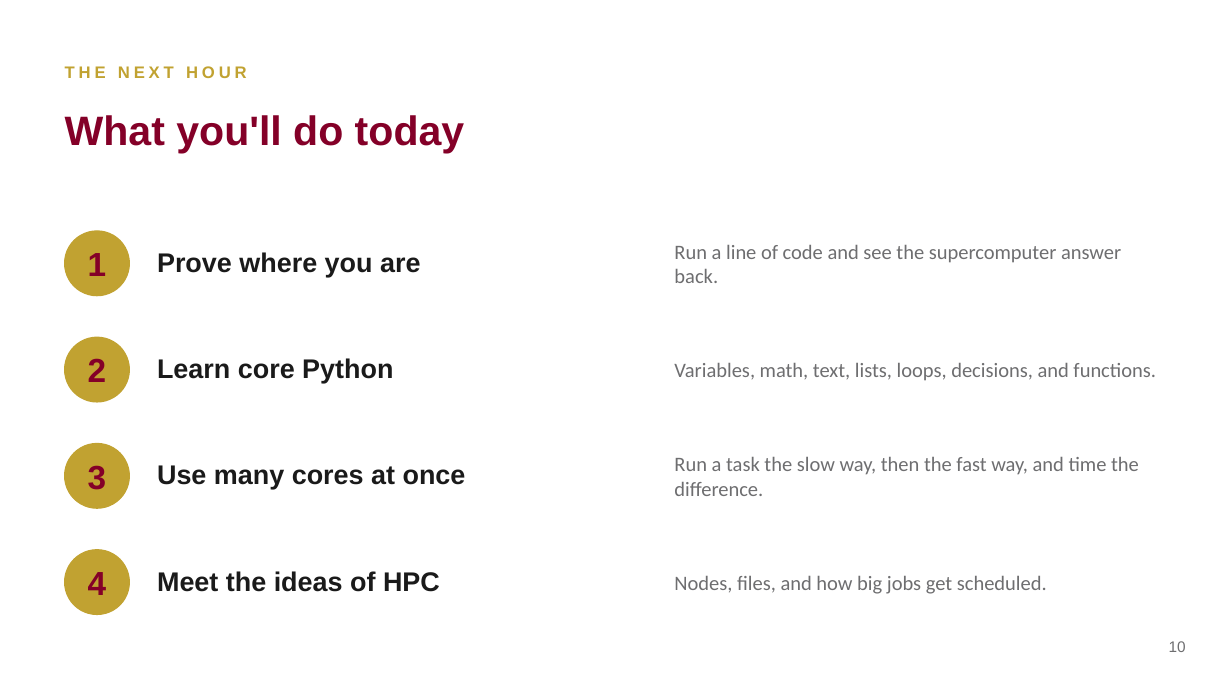
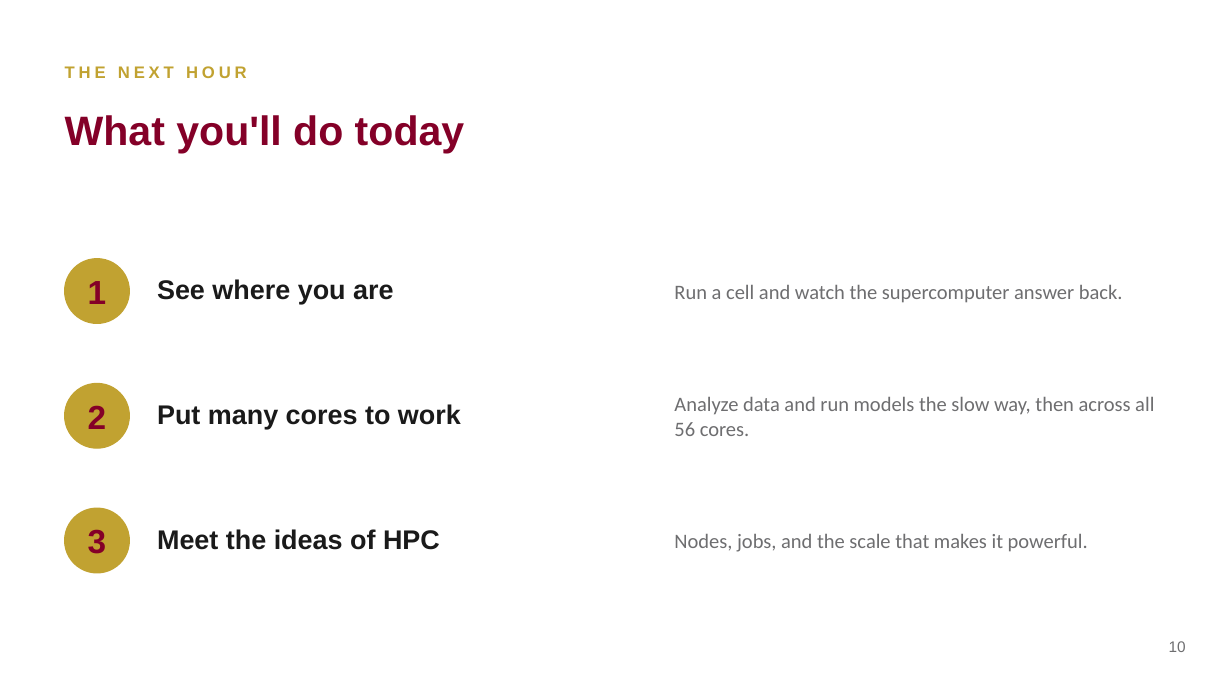
Before and after one commit to ashleyscruse/pfx-hpc, a slide deck: slide 10 of slides/pfx-hpc-slides.pptx. Drawn at 1232x693 pixels with LibreOffice and Linux fonts; fonts in the diff are those of the drawing. Boxes give left, top, right and bottom in pixels: in the first picture for what was removed or moved away, otherwise in the second. Text is boxed around its words. In the diff, an @@ line names an element or a change of style, - is before the commit and + after.

```diff
--- a/slides/pfx-hpc-slides.pptx
+++ b/slides/pfx-hpc-slides.pptx
@@ text "1": place and size @@
-text "1" at <box>88,253,107,276</box>
+text "1" at <box>88,281,107,304</box>
@@ ellipse: place and size @@
-ellipse at <box>65,231,129,296</box>
+ellipse at <box>65,259,129,323</box>
@@ text at <box>157,279,393,305</box>: text changed @@
-Prove where you are
+See where you are
@@ text at <box>674,285,1123,303</box>: text changed @@
-Run a line of code and see the supercomputer answer back.
+Run a cell and watch the supercomputer answer back.
@@ text removed at <box>157,358,393,383</box> @@
-Learn core Python
@@ text "2": place and size @@
-text "2" at <box>88,358,107,382</box>
+text "2" at <box>88,405,107,429</box>
@@ ellipse: place and size @@
-ellipse at <box>65,337,129,402</box>
+ellipse at <box>65,384,129,448</box>
@@ text removed at <box>674,363,1155,381</box> @@
-Variables, math, text, lists, loops, decisions, and functions.
@@ text at <box>157,404,461,429</box>: text changed @@
-Use many cores at once
+Put many cores to work
@@ text at <box>674,397,1154,436</box>: text changed @@
-Run a task the slow way, then the fast way, and time the difference.
+Analyze data and run models the slow way, then across all 56 cores.
@@ ellipse removed at <box>65,444,129,508</box> @@
@@ ellipse: place and size @@
-ellipse at <box>65,550,129,615</box>
+ellipse at <box>65,508,129,573</box>
@@ text "3": place and size @@
-text "3" at <box>88,465,107,490</box>
+text "3" at <box>88,529,107,554</box>
@@ text "Meet the ideas of HPC": place and size @@
-text "Meet the ideas of HPC" at <box>157,571,440,592</box>
+text "Meet the ideas of HPC" at <box>157,529,440,550</box>
@@ text added at <box>674,534,1088,552</box>, 16 pt, text #6E6E70 @@
+Nodes, jobs, and the scale that makes it powerful.
@@ text removed at <box>88,572,107,595</box> @@
-4
@@ text removed at <box>674,576,1047,594</box> @@
-Nodes, files, and how big jobs get scheduled.
```
Also in this commit, not shown: 3 other slides changed, 2 slides added, 1 slide removed.
